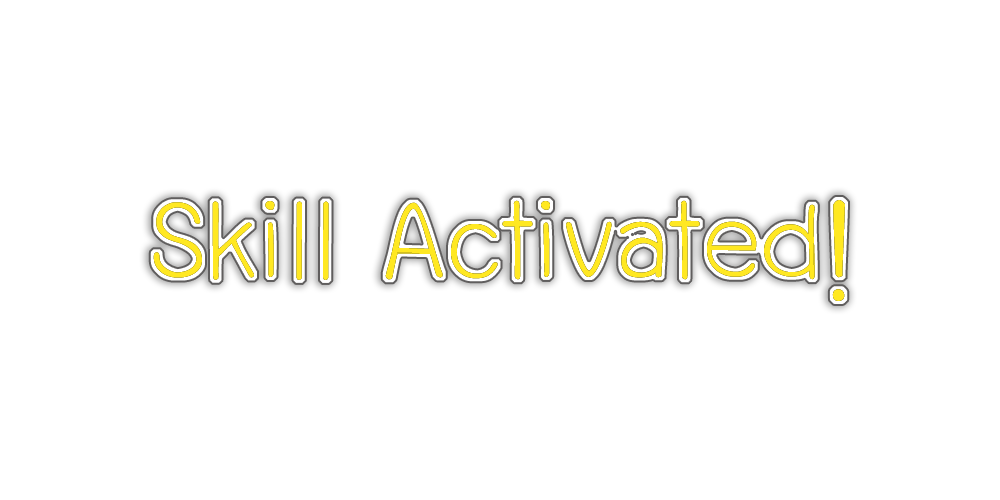
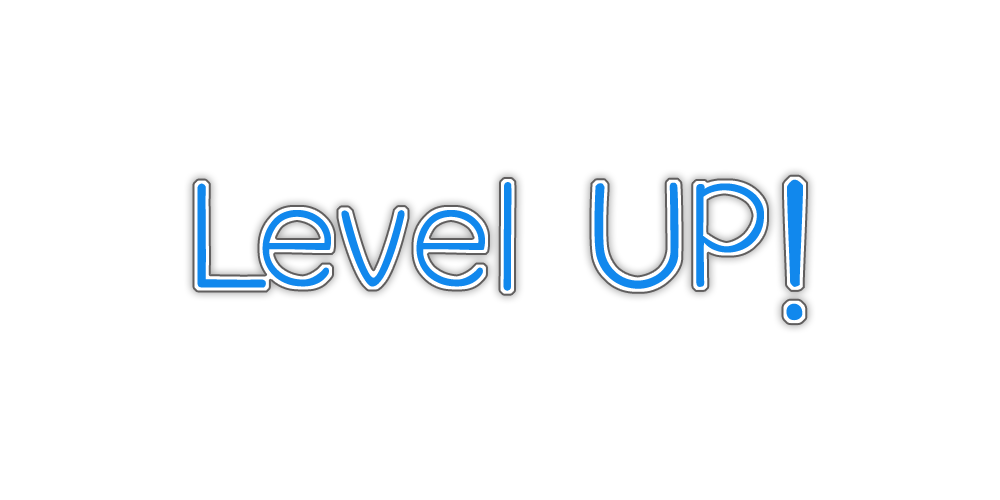
Layer changes from the first 1000 x 500 image to the second:
hid "Skill Activated!" over [153, 200, 845, 301]
added layer "Level UP!" above "Layer 2" over [197, 179, 803, 321]
added layer "Layer 2" above "Layer 1" over [192, 174, 808, 326]
hid "Layer 1" over [148, 195, 850, 306]
